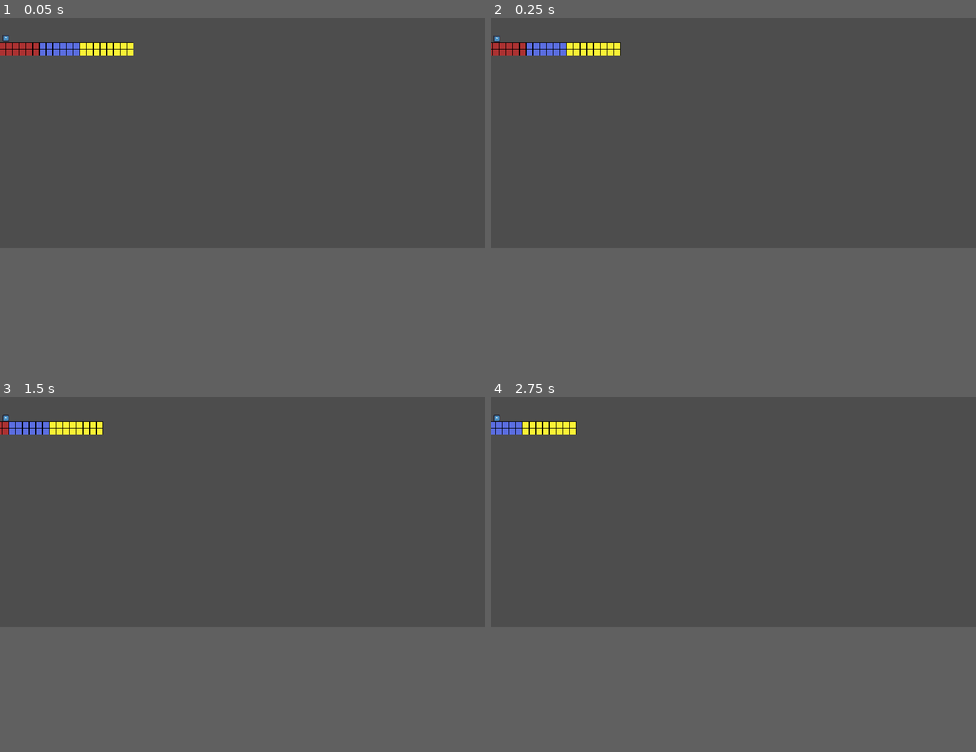
Above: before the commit, frames 1-4 (two rows, left to right).
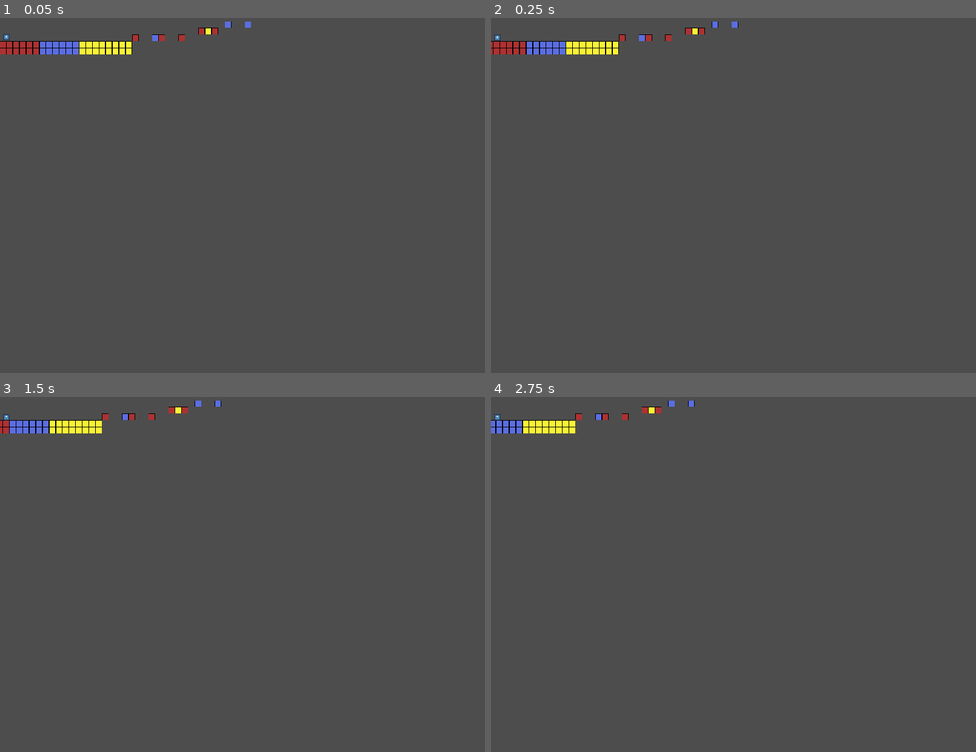
Above: after the commit, the same moments.

Repository: AtlasWongy/pain_dora_the_game
Game: Godot game, scene res://Scenes/main.tscn
Two runs of this game, one before a commit and one after it. Both use one fixed random seed, a clock stepped at 60 frames per second and the inputs below. The engine's default icon, where the game draws it, is replaced by a stand-in: a white triangle on a blue panel in a dark square.
Inputs:
- Up to frame 1 (0.05 s): no input
- Up to frame 2 (0.25 s): no input
- Up to frame 3 (1.5 s): tap Enter (ui_accept) at 0.5, 0.77 s; hold Z (change_color) 0.53-1.28 s; tap Z (change_color) at 1.35 s
- Up to frame 4 (2.75 s): tap Enter (ui_accept) at 1.52 s; hold Z (change_color) from 2.03 s (still down)
In our replay, the window is 800x450 before the commit and 800x656 after it. These sizes can differ from the game's own. Grey fills any space a smaller window leaves; there, only what the larger window draws over its background counts as a difference.

The runs differ from the first frame. In frame 1, 0.7% of the frame differs, in the area x 0-52%, y 1-11%; in frame 2, 0.7%; in frame 3, 0.6%; in frame 4, 0.5%.
Error in both runs: Invalid access to property or key 'Z' on a base object of type 'Dictionary'. (res://Player/player.gd:83)

Commit message:
Refactor the proc gen

Diff:
--- a/paindora/Platforms/InitialPlatform/initial_platform.gd
+++ b/paindora/Platforms/InitialPlatform/initial_platform.gd
@@ -1,5 +1,4 @@
 extends TileMapLayer
-
 
 # Called when the node enters the scene tree for the first time.
 func _ready() -> void:
--- a/paindora/Platforms/platform.tscn
+++ b/paindora/Platforms/platform.tscn
@@ -22,3 +22,4 @@
 visibility_notifier = NodePath("VisibleOnScreenNotifier2D")
 
 [node name="VisibleOnScreenNotifier2D" type="VisibleOnScreenNotifier2D" parent="."]
+rect = Rect2(320, 90, 0, 20)
--- a/paindora/Platforms/platform_generator.gd
+++ b/paindora/Platforms/platform_generator.gd
@@ -11,20 +11,21 @@
 }
 
 var color_weights: PackedFloat32Array = PackedFloat32Array([0.7, 0.15, 0.15])
+var height_weights: PackedFloat32Array = PackedFloat32Array([0.5, 0.25, 0.25])
 
 var max_tile_height: int = -1
 var min_tile_height: int = 10
 var tile_height: int = 9
 var tile_absent_counter: int = 0
 
-func _ready() -> void:
-	generate_platform()
-# 	Might need to connect off view port signal
+# func _ready() -> void:
+# 	generate_platform()
 
-func generate_platform() -> void:
-	for pos_x in range(0, 5):
+func generate_platform() -> Platform:
+	for pos_x in range(0, 20):
 		build_tile(tile)
 		tile = update_tile_properties(tile, pos_x)
+	return platform
 
 func build_tile(current_tile: Tile) -> void:
 	if !current_tile.is_skipped:
@@ -33,9 +34,18 @@
 
 func update_tile_properties(current_tile: Tile, x_coords: int) -> Tile:
 	if (tile_absent_counter == 2) and current_tile.is_skipped:
+		current_tile.height_changed = false
 		current_tile.is_skipped = false
 		current_tile.tile_pos = Vector2i(x_coords + 1, current_tile.tile_pos.y)
 		current_tile.tile_color = change_tile_color()
+		return current_tile
+	elif current_tile.height_changed:
+		if current_tile.is_skipped:
+			current_tile.is_skipped = false
+			current_tile.tile_pos = Vector2i(x_coords + 1, current_tile.tile_pos.y)
+			current_tile.tile_color = change_tile_color()
+		else:
+			current_tile.height_changed = false
 		return current_tile
 	else:
 		if !check_tile_should_skip():
@@ -43,6 +53,8 @@
 			current_tile.tile_pos = Vector2i(x_coords + 1, current_tile.tile_pos.y)
 			current_tile.tile_color = change_tile_color()
 		else:
+			if change_tile_height(current_tile)[1]:
+				current_tile.height_changed = true
 			current_tile.is_skipped = true
 		return current_tile
 
@@ -80,5 +92,19 @@
 		else:
 			color_weights[i] += 0.05
 
-func change_tile_height() -> bool:
-	return true
+func change_tile_height(current_tile: Tile) -> Array:
+	var rng: RandomNumberGenerator = RandomNumberGenerator.new()
+	var height_change_instructions: Array = ["unchanged", "increase", "decrease"]
+
+	var is_height_altered: String = height_change_instructions[rng.rand_weighted(height_weights)]
+
+	if is_height_altered == "unchanged":
+		return [current_tile, false]
+	elif is_height_altered == "increase" and max_tile_height < tile_height - 1:
+		current_tile.tile_pos.y -= 1
+		return [current_tile, true]
+	elif is_height_altered == "decrease" and min_tile_height > tile_height + 1:
+		current_tile.tile_pos.y += 1
+		return [current_tile, true]
+	else:
+		return [current_tile, false]
--- a/paindora/Scenes/main.tscn
+++ b/paindora/Scenes/main.tscn
@@ -1,7 +1,7 @@
 [gd_scene load_steps=5 format=3 uid="uid://c4hbdn4sh3cvc"]
 
 [ext_resource type="Script" path="res://Scenes/platform_handler.gd" id="1_gdeyt"]
-[ext_resource type="PackedScene" uid="uid://mssj2ypeys1p" path="res://Platforms/ProcGen/platform.tscn" id="2_c2qmp"]
+[ext_resource type="PackedScene" uid="uid://bom8rb8452xbf" path="res://Platforms/platform_generator.tscn" id="2_j46a8"]
 [ext_resource type="PackedScene" uid="uid://ba8rtt8q8fos2" path="res://Platforms/InitialPlatform/initial_platform.tscn" id="5_cnex3"]
 [ext_resource type="PackedScene" uid="uid://dq3uthakjtpoo" path="res://Player/player.tscn" id="5_g7j1m"]
 
@@ -9,7 +9,7 @@
 
 [node name="PlatformHandler" type="Node2D" parent="."]
 script = ExtResource("1_gdeyt")
-platform = ExtResource("2_c2qmp")
+platform_generator = ExtResource("2_j46a8")
 
 [node name="InitialPlatform" parent="PlatformHandler" instance=ExtResource("5_cnex3")]
 
--- a/paindora/Scenes/platform_handler.gd
+++ b/paindora/Scenes/platform_handler.gd
@@ -31,15 +31,48 @@
 # 	next_platform.global_position = Vector2(460.0, 90.0)
 # 	return next_platform
 
+# extends Node2D
+# class_name PlatformHandler
+#
+# @export var platform: PackedScene
+#
+# @onready var initial_platform: Node2D = $'../PlatformHandler/InitialPlatform'
+#
+# var current_platform: Node2D
+# var next_platform: Node2D
+# var platform_movement_speed: float = -50.0
+#
+# func _ready() -> void:
+# 	current_platform = initial_platform
+# 	current_platform.spawn_next_platform.connect(_on_spawn_next_platform)
+# 	next_platform = spawn_platform()
+#
+# func _physics_process(delta: float) -> void:
+# 	current_platform.global_position.x += platform_movement_speed * delta
+# 	next_platform.global_position.x += platform_movement_speed * delta
+#
+# func _on_spawn_next_platform() -> void:
+# 	current_platform.spawn_next_platform.disconnect(_on_spawn_next_platform)
+# 	current_platform.queue_free()
+# 	current_platform = next_platform
+# 	current_platform.spawn_next_platform.connect(_on_spawn_next_platform)
+# 	next_platform = spawn_platform()
+#
+# func spawn_platform() -> Node2D:
+# 	next_platform = platform.instantiate()
+# 	add_child(next_platform)
+# 	next_platform.global_position = Vector2(320.0, 0.0)
+# 	return next_platform
+
 extends Node2D
 class_name PlatformHandler
 
-@export var platform: PackedScene
+@export var platform_generator: PackedScene
 
-@onready var initial_platform: Node2D = $'../PlatformHandler/InitialPlatform'
+@onready var initial_platform: Platform = $'../PlatformHandler/InitialPlatform'
 
-var current_platform: Node2D
-var next_platform: Node2D
+var current_platform: Platform
+var next_platform: Platform
 var platform_movement_speed: float = -50.0
 
 func _ready() -> void:
@@ -58,8 +91,8 @@
 	current_platform.spawn_next_platform.connect(_on_spawn_next_platform)
 	next_platform = spawn_platform()
 
-func spawn_platform() -> Node2D:
-	next_platform = platform.instantiate()
-	add_child(next_platform)
+func spawn_platform() -> Platform:
+	next_platform = platform_generator.instantiate().generate_platform()
+	next_platform.reparent(self)
 	next_platform.global_position = Vector2(320.0, 0.0)
 	return next_platform
--- a/paindora/project.godot
+++ b/paindora/project.godot
@@ -17,8 +17,8 @@
 
 [display]
 
-window/size/window_width_override=1280
-window/size/window_height_override=720
+window/size/viewport_width=1170
+window/size/viewport_height=960
 window/stretch/mode="canvas_items"
 
 [input]
